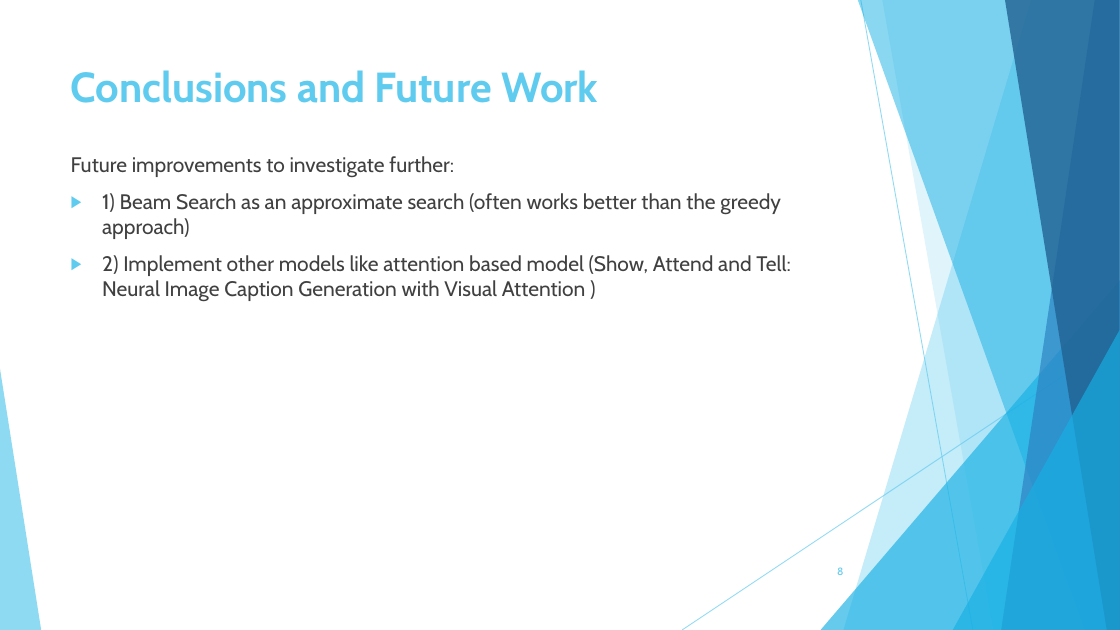
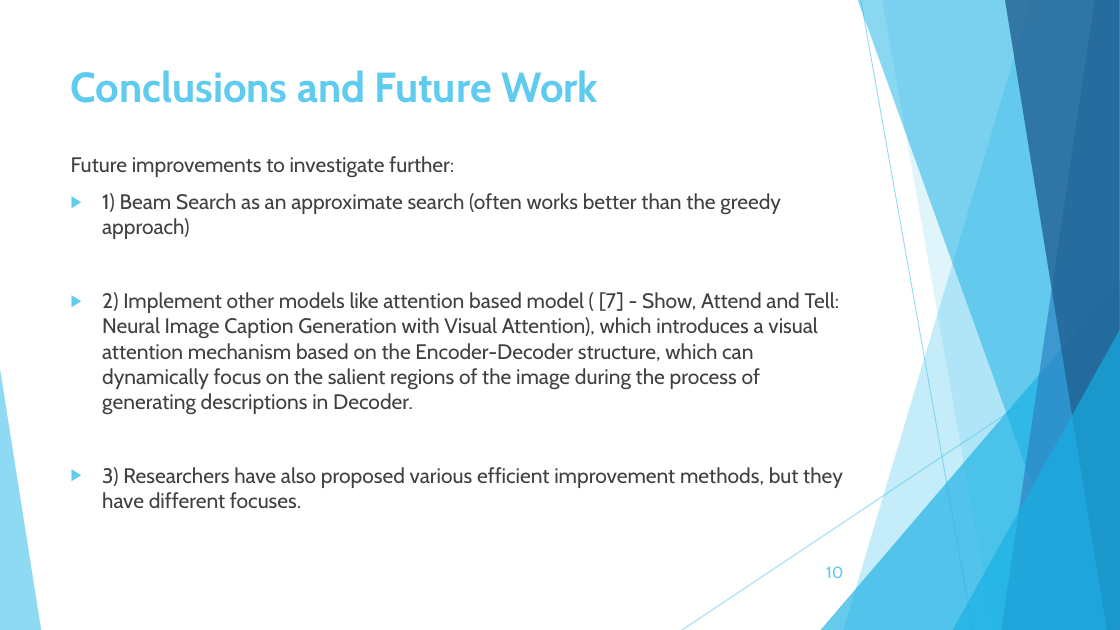
Before and after one commit to rvNine/caption1, a slide deck: slide 10 of caption_report.pptx (slide 8 before the commit). Drawn at 1120x630 pixels with LibreOffice and Linux fonts; fonts in the diff are those of the drawing. Boxes give left, top, right and bottom in pixels: in the first picture for what was removed or moved away, otherwise in the second. Text is boxed around its words. In the diff, an @@ line names an element or a change of style, - is before the commit and + after.

```diff
--- a/caption_report.pptx
+++ b/caption_report.pptx
@@ text at <box>102,292,843,508</box>: text changed @@
-▶ 2) Implement other models like attention based model (Show, Attend and Tell: Neural Image Caption Generation with Visual Attention )
+▶ 2) Implement other models like attention based model ( [7] - Show, Attend and Tell: Neural Image Caption Generation with Visual Attention), which introduces a visual attention mechanism based on the Encoder-Decoder structure, which can dynamically focus on the salient regions of the image during the process of generating descriptions in Decoder.
+▶ 3) Researchers have also proposed various efficient improvement methods, but they have different focuses.
@@ page number at <box>826,566,843,578</box>: text changed; size 9 to 14 pt @@
-8
+10
```
Also in this commit, not shown: 4 other slides changed, 5 slides added, 2 other files.
